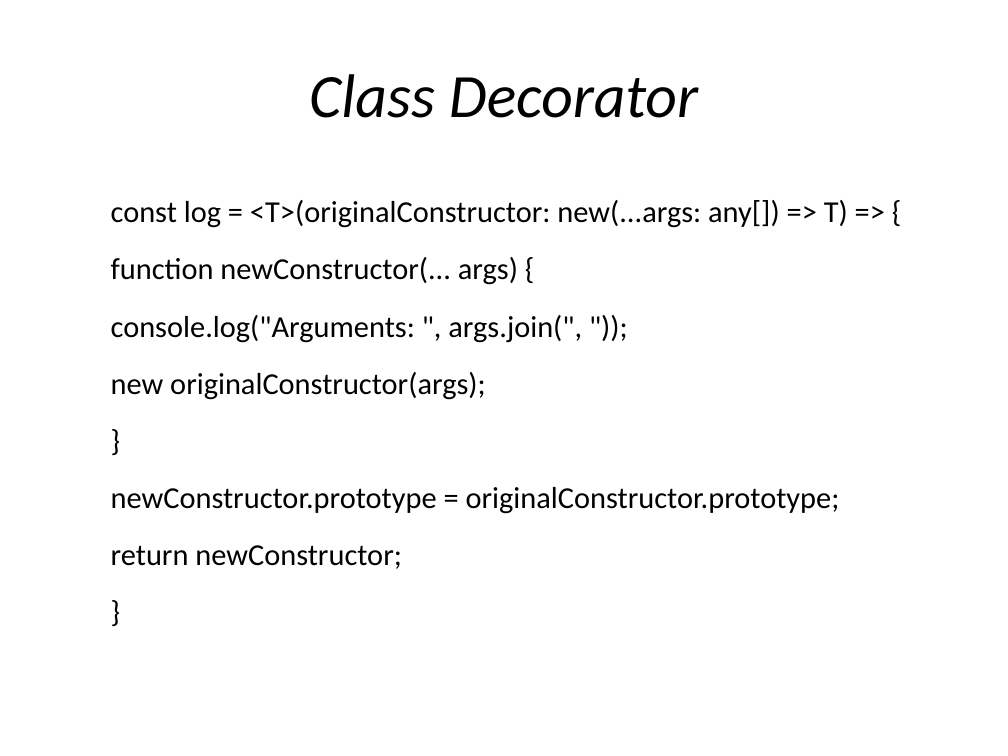
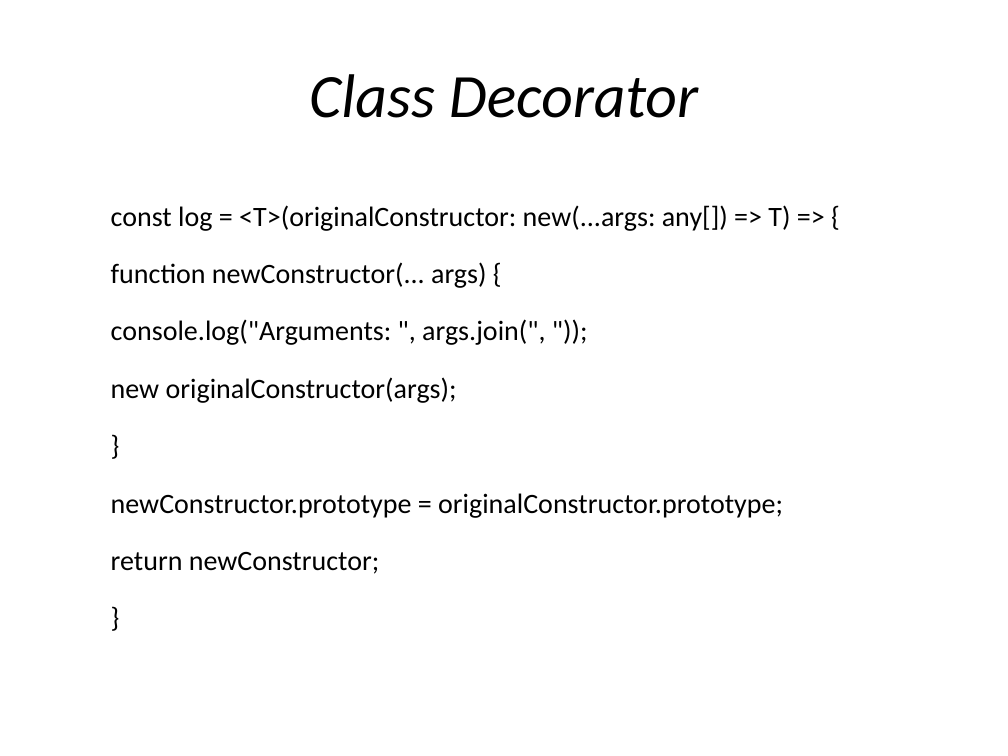
Before and after one commit to vishnumvn/AngularJS_Tut, a slide deck: slide 139 of Materials/Angular_Module01.ppt. Drawn at 1008x756 pixels with LibreOffice and Linux fonts; fonts in the diff are those of the drawing. Boxes give left, top, right and bottom in pixels: in the first picture for what was removed or moved away, otherwise in the second. Text is boxed around its words. In the diff, an @@ line names an element or a change of style, - is before the commit and + after.

```diff
--- a/Materials/Angular_Module01.ppt
+++ b/Materials/Angular_Module01.ppt
@@ text "const log = <T>(originalConstructor: new(...args: ..." at <box>111,205,790,574</box>: size 21.7 to 20 pt; line spacing 1.3 to 1.5; less space between paragraphs @@
```
Also in this commit, not shown: 6 other slides changed, 32 other files.
